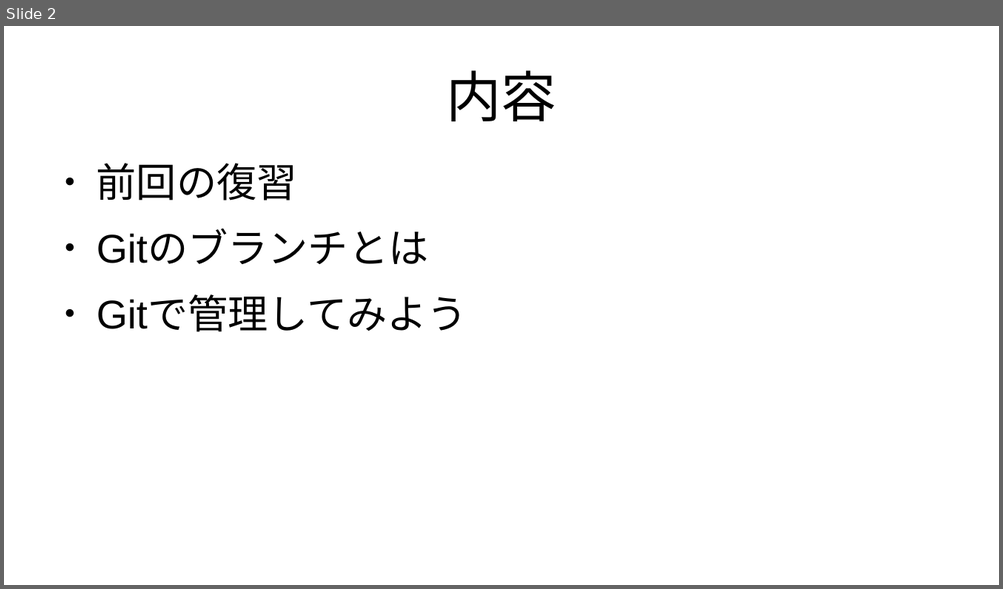
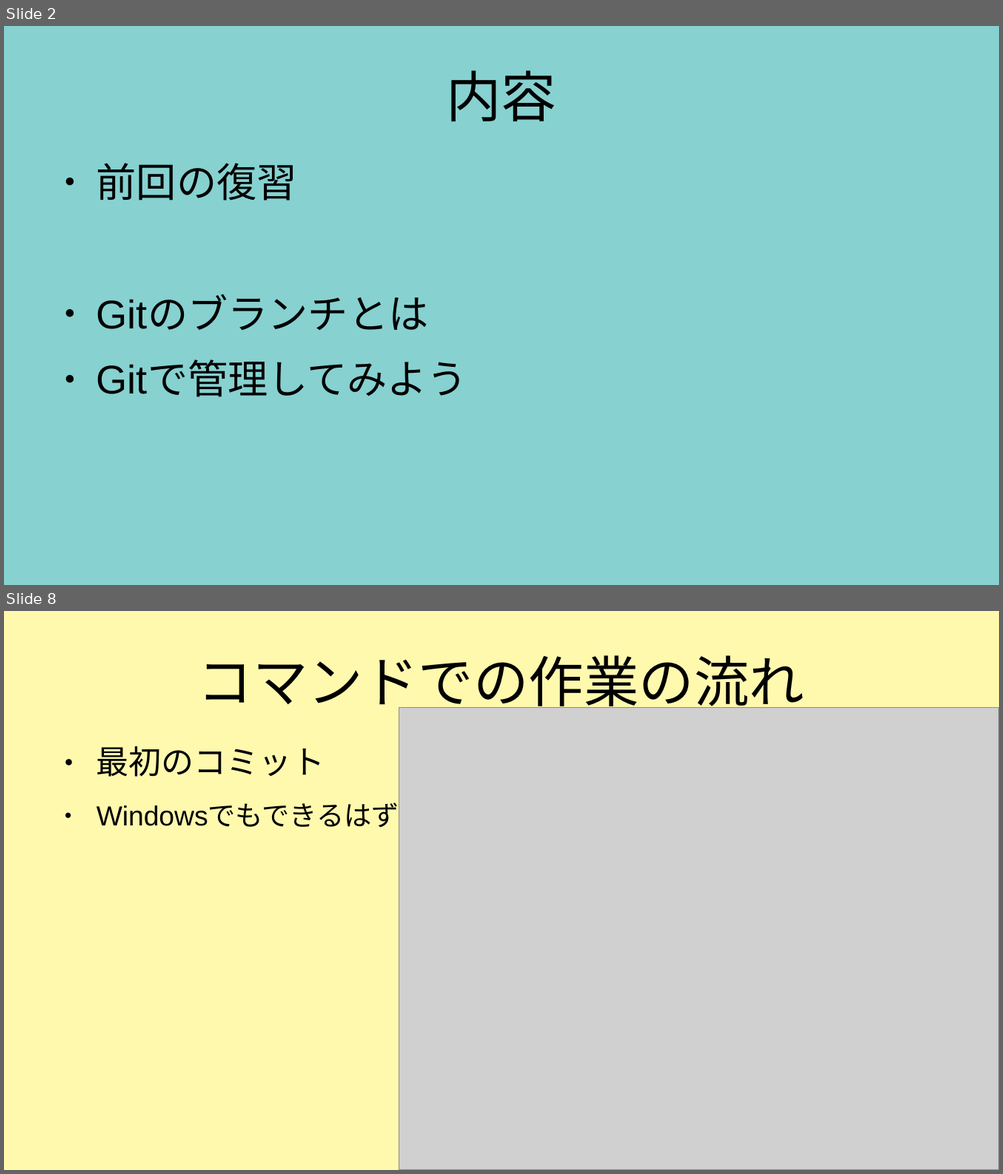
Before and after one commit to m17saitou/NMC-Git-Education, a slide deck: GitEducation02.odp. Shown one above the other, each under a label of ours: slide 2 before the commit, slides 2 and 8 after it; the slides between them are not shown. The pictures are 1003x589 and 1003x1174 pixels, drawn with LibreOffice and Linux fonts; fonts in the diff are those of the drawing; grey boxes stand for pictures. Boxes give left, top, right and bottom in pixels: in the first picture for what was removed or moved away, otherwise in the second. Text is boxed around its words. In the diff, an @@ line names an element or a change of style, - is before the commit and + after.

```diff
--- a/GitEducation02.odp
+++ b/GitEducation02.odp
@@ slide 8 added at (x1=4, y1=611, x2=999, y2=1170), background #FFF9AE @@
@@ title added at (x1=198, y1=655, x2=804, y2=716), 44 pt, text #000000 @@
+コマンドでの作業の流れ
@@ picture added at (x1=399, y1=707, x2=999, y2=1170) @@
@@ text added at (x1=96, y1=746, x2=426, y2=832), 22 pt, text #000000 @@
+● 最初のコミット
+● Windowsでもできるはず．
@@ slide 2 changed as well @@
@@ background #FFFFFF to #87D1D1 @@
@@ text "前回の復習" rewrapped from (x1=96, y1=163, x2=467, y2=332) to (x1=96, y1=163, x2=467, y2=397) @@
```
Also in this commit, not shown: 1 other slide changed, 7 other slides added, 1 other file.
